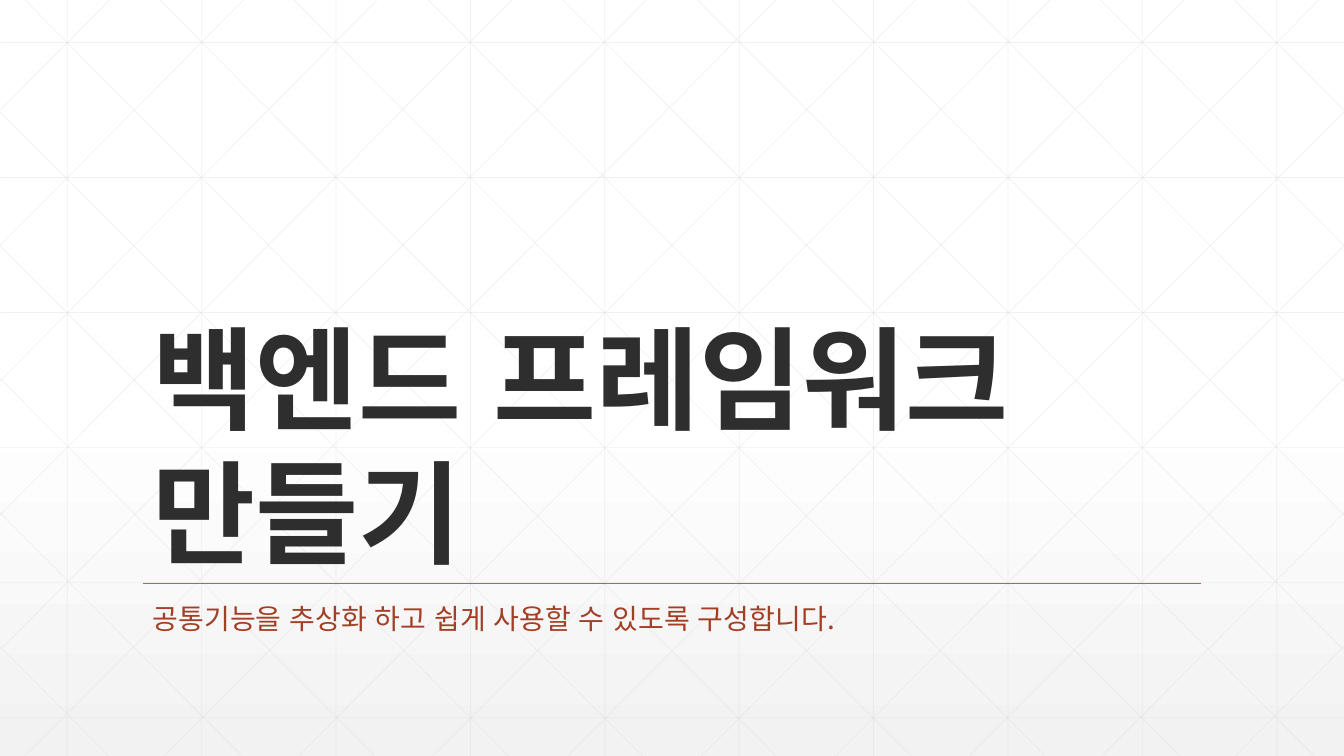
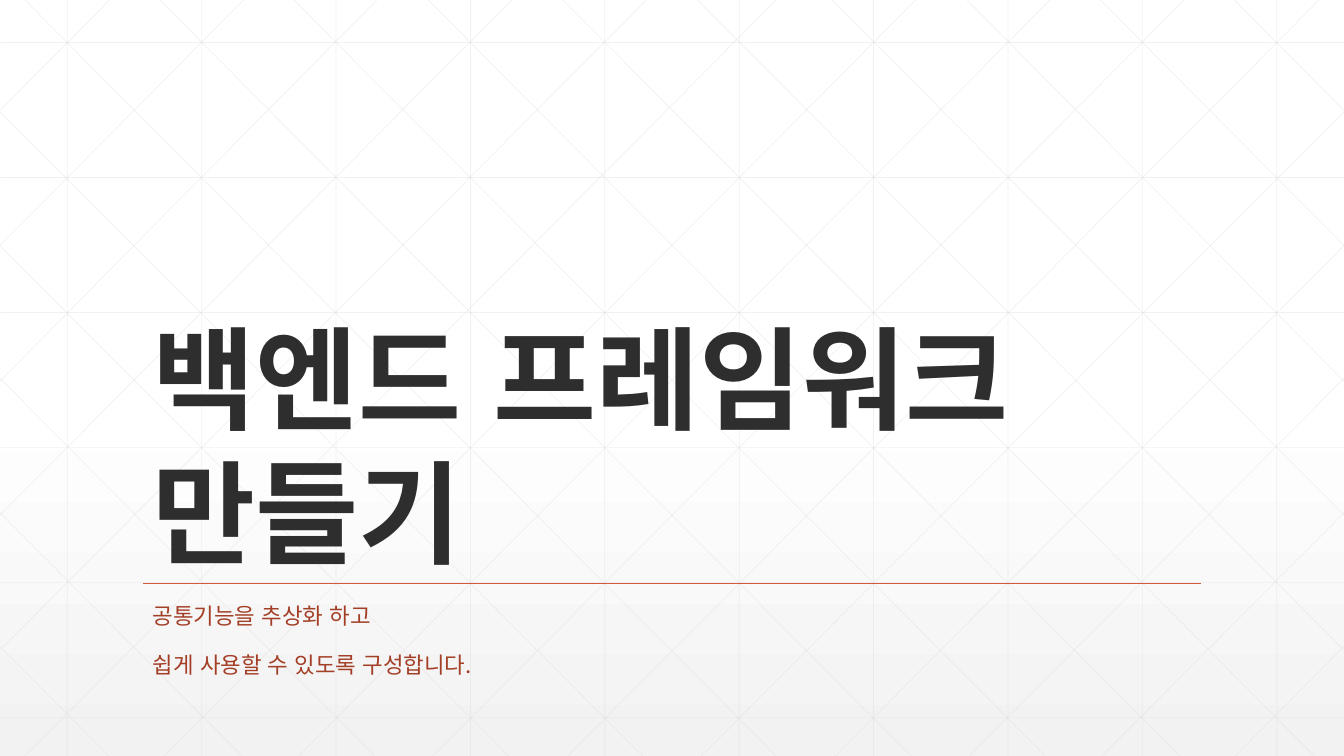
Before and after one commit to zeroshift01/code5, a slide deck: slide 1 of inflearn02/doc/2.공통기능을 추상화 하고 쉽게 사용할 수 있도록 구성합니다..pptx. Drawn at 1344x756 pixels with LibreOffice and Linux fonts; fonts in the diff are those of the drawing. Boxes give left, top, right and bottom in pixels: in the first picture for what was removed or moved away, otherwise in the second. Text is boxed around its words. In the diff, an @@ line names an element or a change of style, - is before the commit and + after.

```diff
--- a/inflearn02/doc/2.공통기능을 추상화 하고 쉽게 사용할 수 있도록 구성합니다..pptx
+++ b/inflearn02/doc/2.공통기능을 추상화 하고 쉽게 사용할 수 있도록 구성합니다..pptx
@@ subtitle at [153, 605, 472, 675]: text changed; size 20 to 16 pt @@
-공통기능을 추상화 하고 쉽게 사용할 수 있도록 구성합니다.
+공통기능을 추상화 하고
+쉽게 사용할 수 있도록 구성합니다.
```
Also in this commit, not shown: 7 other slides changed, 10 other files.
